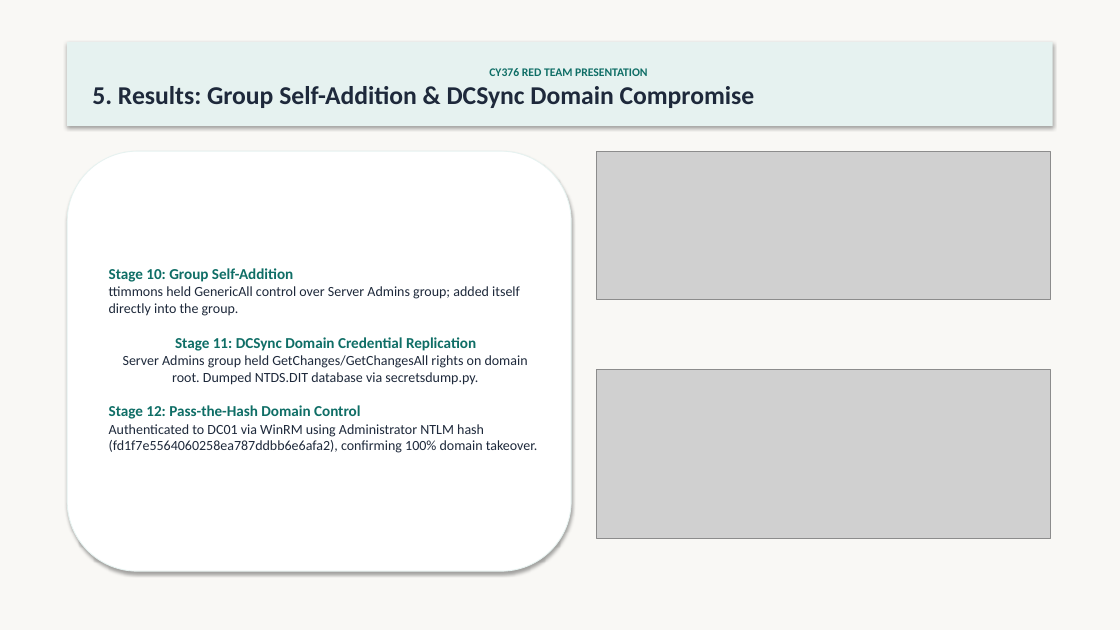
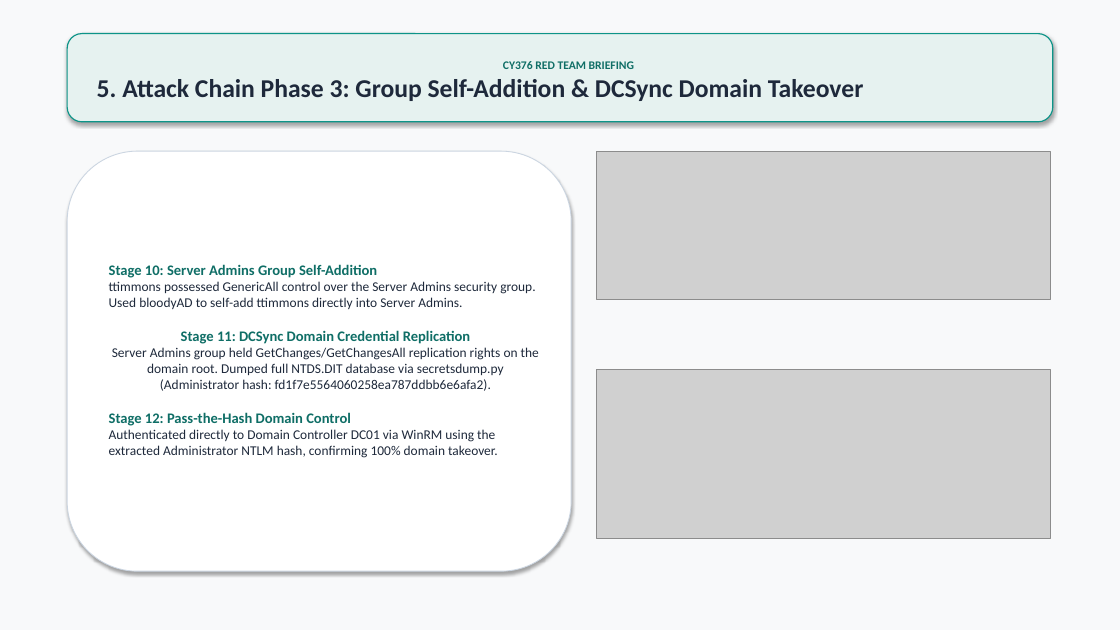
Before and after one commit to Mazonia/privilege-escalation-n-dom-compromise, a slide deck: slide 6 of docs/INLANEFREIGHT_AD_Compromise_Presentation.pptx. Drawn at 1120x630 pixels with LibreOffice and Linux fonts; fonts in the diff are those of the drawing; grey boxes stand for pictures. Boxes give left, top, right and bottom in pixels: in the first picture for what was removed or moved away, otherwise in the second. Text is boxed around its words. In the diff, an @@ line names an element or a change of style, - is before the commit and + after.

```diff
--- a/docs/INLANEFREIGHT_AD_Compromise_Presentation.pptx
+++ b/docs/INLANEFREIGHT_AD_Compromise_Presentation.pptx
@@ background #F9F8F5 to #F8F9FA @@
@@ rounded rectangle "CY376 RED TEAM BRIEFING": place and size @@
-rounded rectangle "CY376 RED TEAM BRIEFING" at [67,42,1053,126]
+rounded rectangle "CY376 RED TEAM BRIEFING" at [67,34,1053,122]
@@ rounded rectangle "CY376 RED TEAM BRIEFING" at [67,34,1053,122]: rectangle to rounded rectangle; outline none to #0D9488 1 pt @@
@@ text in rounded rectangle at [97,61,863,101]: text changed @@
-CY376 RED TEAM PRESENTATION
-5. Results: Group Self-Addition & DCSync Domain Compromise
+CY376 RED TEAM BRIEFING
+5. Attack Chain Phase 3: Group Self-Addition & DCSync Domain Takeover
@@ rounded rectangle "Stage 10: Server Admins Group ..." at [67,151,571,571]: outline #E6F2F0 0.75 pt to #CBD5E1 0.75 pt @@
@@ text in rounded rectangle at [109,264,539,458]: text changed; size 12 to 11.5 pt @@
-Stage 10: Group Self-Addition
-ttimmons held GenericAll control over Server Admins group; added itself directly into the group.
-Stage 11: DCSync Domain Credential Replication
-Server Admins group held GetChanges/GetChangesAll rights on domain root. Dumped NTDS.DIT database via secretsdump.py.
-Stage 12: Pass-the-Hash Domain Control
-Authenticated to DC01 via WinRM using Administrator NTLM hash (fd1f7e5564060258ea787ddbb6e6afa2), confirming 100% domain takeover.
+Stage 10: Server Admins Group Self-Addition
+ttimmons possessed GenericAll control over the Server Admins security group. Used bloodyAD to self-add ttimmons directly into Server Admins.
+Stage 11: DCSync Domain Credential Replication
+Server Admins group held GetChanges/GetChangesAll replication rights on the domain root. Dumped full NTDS.DIT database via secretsdump.py (Administrator hash: fd1f7e5564060258ea787ddbb6e6afa2).
+Stage 12: Pass-the-Hash Domain Control
+Authenticated directly to Domain Controller DC01 via WinRM using the extracted Administrator NTLM hash, confirming 100% domain takeover.
```
Also in this commit, not shown: 8 other slides changed, 2 other files.
